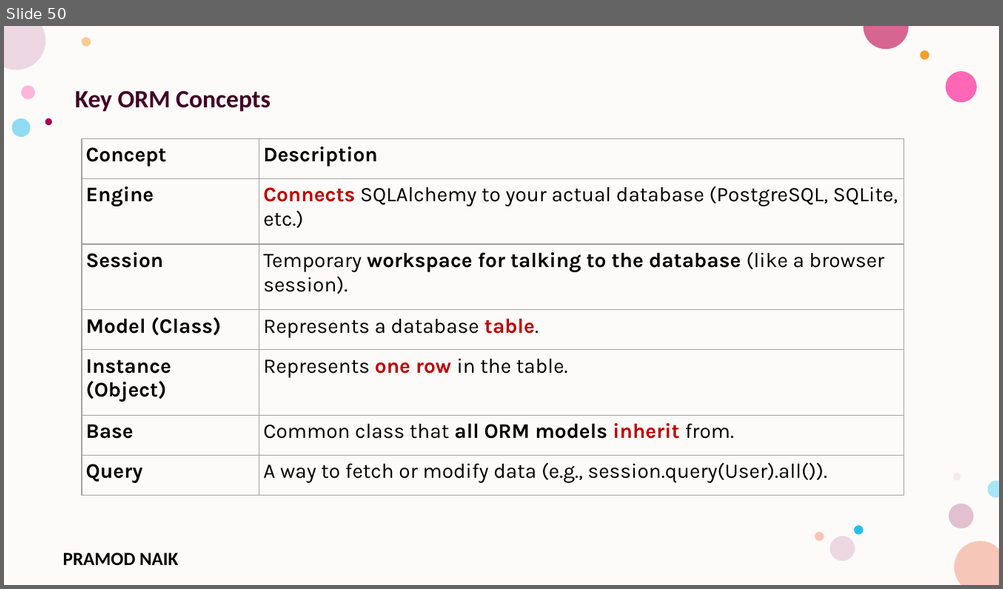
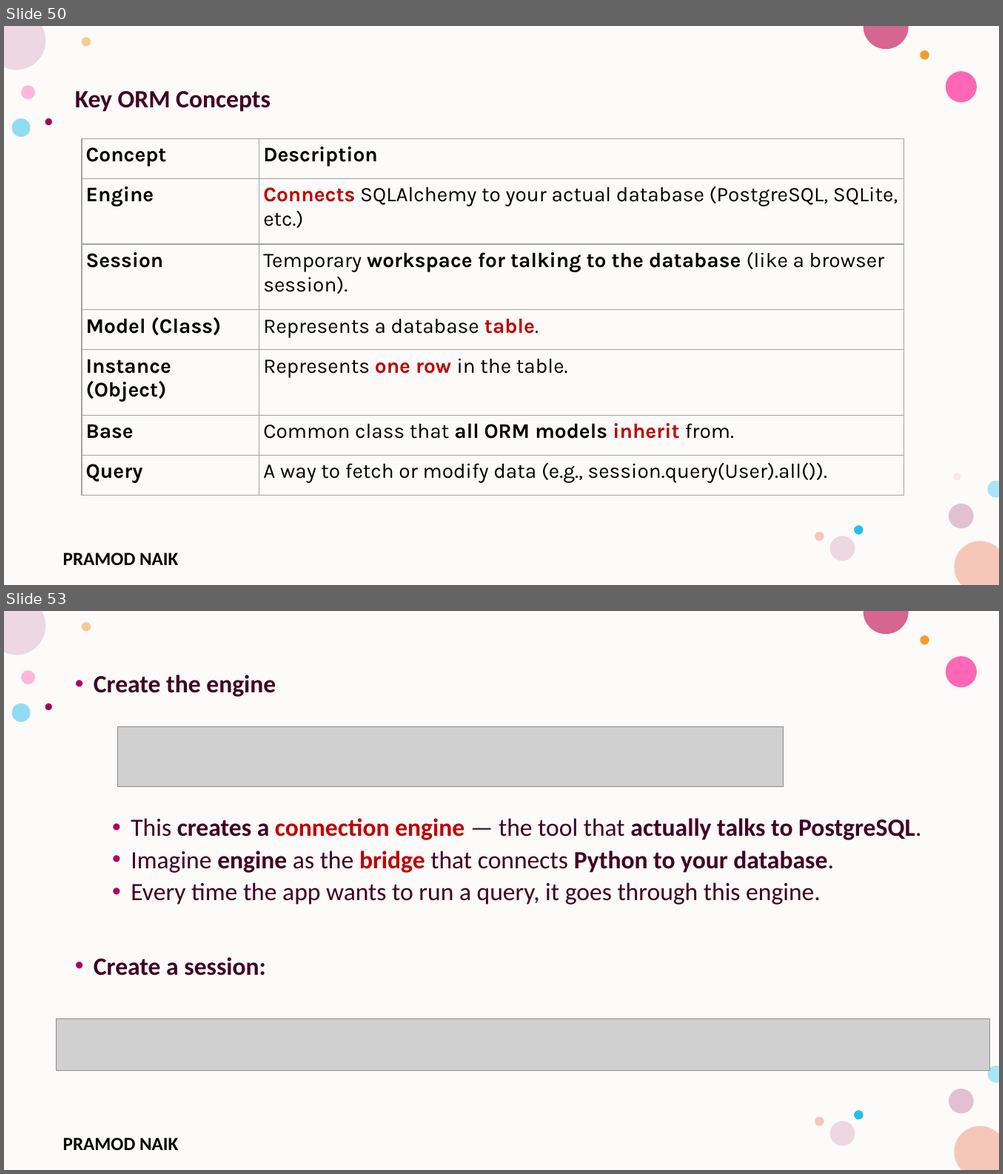
Before and after one commit to PRAMODNAIK-DEV/Backend-Dev-using-Python-FastAPI, a slide deck: FastAPI/FastAPI- Intermediate.pptx. Shown one above the other, each under a label of ours: slide 50 before the commit, slides 50 and 53 after it; the slides between them are not shown. The pictures are 1003x589 and 1003x1174 pixels, drawn with LibreOffice and Linux fonts; fonts in the diff are those of the drawing; grey boxes stand for pictures; background and template pictures are left out. Boxes give left, top, right and bottom in pixels: in the first picture for what was removed or moved away, otherwise in the second. Text is boxed around its words. In the diff, an @@ line names an element or a change of style, - is before the commit and + after.

Commit message:
FastAPI + PostgreSQL

```diff
--- a/FastAPI/FastAPI- Intermediate.pptx
+++ b/FastAPI/FastAPI- Intermediate.pptx
@@ slide 53 added at [4, 611, 999, 1170], background #FFFFFF; not listed: 16 template elements that a slide beside it also shows @@
@@ text added at [94, 675, 921, 976], 24 pt, text #420023, bold @@
+• Create the engine
+  • This creates a connection engine — the tool that actually talks to PostgreSQL.
+  • Imagine engine as the bridge that connects Python to your database.
+  • Every time the app wants to run a query, it goes through this engine.
+• Create a session:
@@ picture added at [117, 726, 783, 787] @@
@@ picture added at [57, 1019, 990, 1071] @@
```
Also in this commit, not shown: 1 slide changed, 8 other slides added, 5 slides removed, 5 other files.
